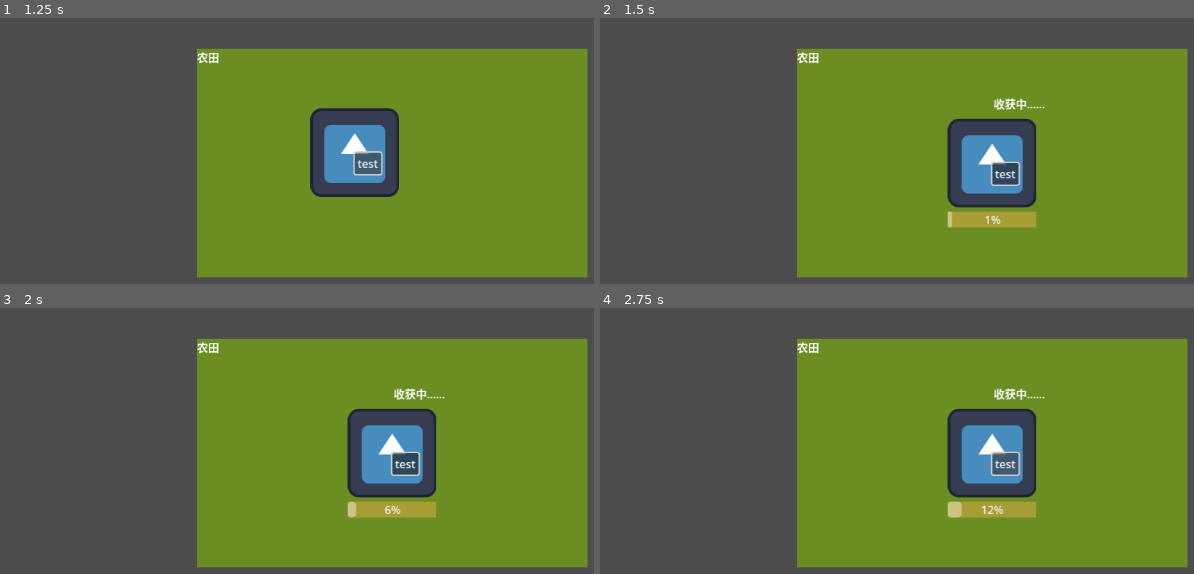
Above: before the commit, frames 1-4 (two rows, left to right).
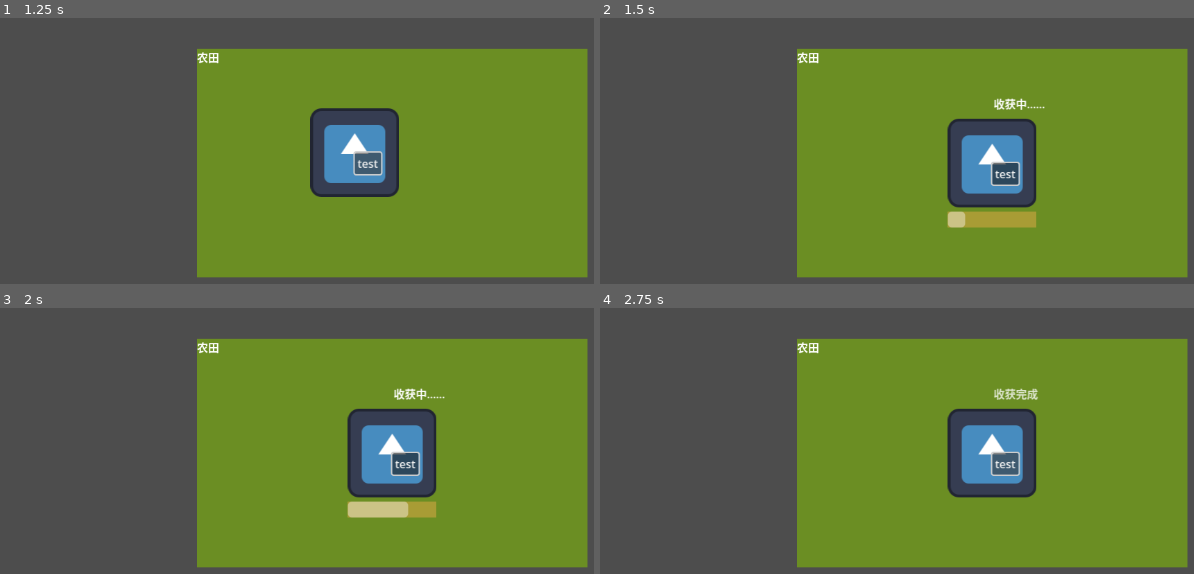
Above: after the commit, the same moments.

Repository: picasso250/marketworld
Game: Godot game, scene res://main.tscn
The game is run twice, just before and just after one commit, with the same random seed, the same clock (stepped at 60 frames per second) and the same inputs. The engine's default icon, where the game draws it, is replaced by a stand-in: a white triangle on a blue panel in a dark square.
Inputs:
- Up to frame 1 (1.25 s): click "test" at 0.5 s
- Up to frame 2 (1.5 s): click "test" at 1.25 s
- Up to frame 3 (2 s): no input
- Up to frame 4 (2.75 s): click "test" at 2 s

Frame 1 is identical in both runs. In frame 2, 0.2% of the frame differs, in the area x 58-68%, y 72-79%; in frame 3, 0.5%; in frame 4, 1.1%, in the area x 58-75%, y 30-79%.

Commit message:
缓慢消失的状态文字

Diff:
--- a/farmland.gd
+++ b/farmland.gd
@@ -9,7 +9,7 @@
 # 标记农田是否已经成熟
 var is_mature = false
 
-@export var task_duration = 11
+@export var task_duration = 1
 
 
 # Called every frame. 'delta' is the elapsed time since the previous frame.
--- a/pawn.gd
+++ b/pawn.gd
@@ -33,7 +33,7 @@
 	progress_bar.value = 0  # 初始化为 0
 	progress_bar.visible = true  # 确保进度条可见
 
-	update_status("收获中……")
+	$StatusText.update_status("收获中……")
 
 	# 使用 Tween 逐渐增长进度条
 	var tween = get_tree().create_tween()
@@ -47,7 +47,7 @@
 	_task_completed = true  # Set the task completed flag.
 	$ProgressBar.visible = false
 
-	hide_status()
+	$StatusText.show_status_with_fade("收获完成")
 
 # Updated function to set the current task with a target, type, and task_target.
 func set_current_task(target: Node, task_type: String) -> void:
@@ -89,19 +89,3 @@
 # Debug button signal method.
 func _on_button_pressed():
 	emit_signal("debug_button_pressed")
-
-func set_status(text: String) -> void:
-	$StatusText.text = text
-
-func show_status() -> void:
-	$StatusText.show()
-
-func hide_status() -> void:
-	$StatusText.hide()
-
-func get_status() -> String:
-	return $StatusText.text
-
-func update_status(text: String) -> void:
-	set_status(text)
-	show_status()
--- a/pawn.tscn
+++ b/pawn.tscn
@@ -1,7 +1,8 @@
-[gd_scene load_steps=5 format=3 uid="uid://edaesig3ro3p"]
+[gd_scene load_steps=6 format=3 uid="uid://edaesig3ro3p"]
 
 [ext_resource type="Texture2D" uid="uid://co4epw5s42pwu" path="res://icon.svg" id="1_tm8dm"]
 [ext_resource type="Script" path="res://pawn.gd" id="2_erj4c"]
+[ext_resource type="Script" path="res://status_text.gd" id="3_gx70p"]
 
 [sub_resource type="Theme" id="Theme_tkjw4"]
 
@@ -26,6 +27,7 @@
 theme = SubResource("Theme_tkjw4")
 theme_override_styles/background = SubResource("StyleBoxFlat_q1edu")
 value = 33.0
+show_percentage = false
 
 [node name="StatusText" type="Label" parent="."]
 visible = false
@@ -34,5 +36,6 @@
 offset_right = 83.0
 offset_bottom = -75.0
 text = "发呆中……"
+script = ExtResource("3_gx70p")
 
 [connection signal="pressed" from="Button" to="." method="_on_button_pressed"]
--- /dev/null
+++ b/status_text.gd
@@ -0,0 +1,43 @@
+extends Label
+
+
+# Called when the node enters the scene tree for the first time.
+func _ready():
+	pass # Replace with function body.
+
+
+# Called every frame. 'delta' is the elapsed time since the previous frame.
+func _process(delta):
+	pass
+
+func update_status(text: String) -> void:
+	self.text = text
+	show()
+
+func show_status_with_fade(text: String) -> void:
+	update_status(text)
+
+	# 创建一个Tween节点（如果场景中没有的话）
+	var tween = get_tree().create_tween()
+
+	# 设置初始透明度
+	self.modulate.a = 1.0
+
+	# 透明度动画
+	tween.tween_property(
+		self, # 动画目标节点
+		"modulate:a", # 修改透明度属性
+		0.0, # 结束值
+		2.0, # 持续时间
+	)
+
+	# 动画完成后隐藏文本
+	tween.connect("tween_completed", _on_fade_out_complete)
+
+	tween.play()
+
+# 动画完成后的回调函数
+func _on_fade_out_complete() -> void:
+	hide()
+	# 设置初始透明度
+	self.modulate.a = 1.0
